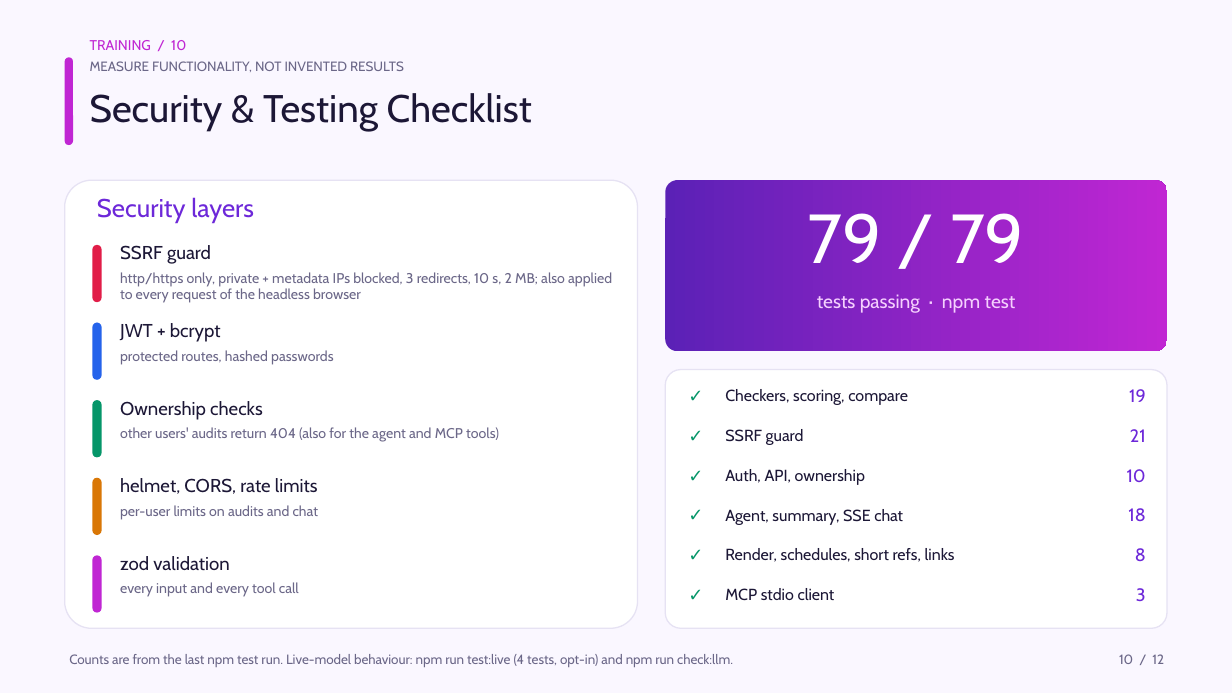
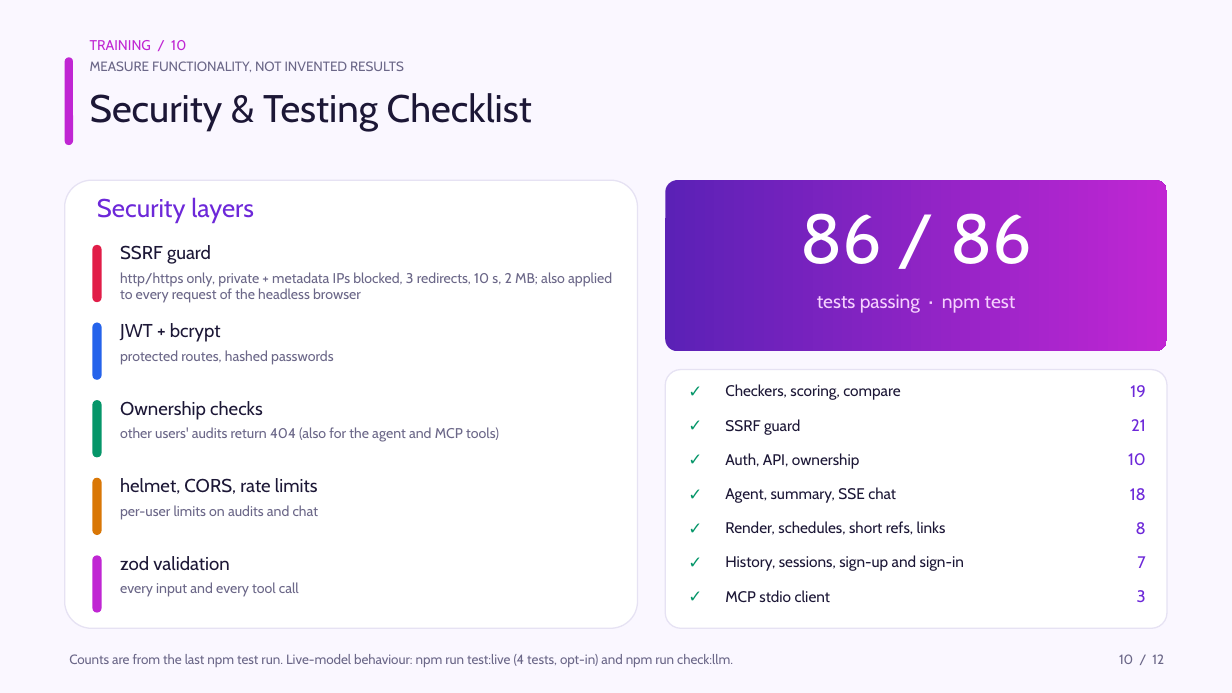
Before and after one commit to NiksheyYadav/AuditPilot, a slide deck: slide 10 of AuditPilot_IT2_Presentation.pptx. Drawn at 1232x693 pixels with LibreOffice and Linux fonts; fonts in the diff are those of the drawing. Boxes give left, top, right and bottom in pixels: in the first picture for what was removed or moved away, otherwise in the second. Text is boxed around its words. In the diff, an @@ line names an element or a change of style, - is before the commit and + after.

```diff
--- a/AuditPilot_IT2_Presentation.pptx
+++ b/AuditPilot_IT2_Presentation.pptx
@@ text at (x1=801, y1=213, x2=1032, y2=264): text changed @@
-79 / 79
+86 / 86
@@ text "✓" moved from (x1=684, y1=417, x2=721, y2=454) to (x1=684, y1=409, x2=721, y2=442) @@
@@ text "SSRF guard" moved from (x1=725, y1=429, x2=804, y2=445) to (x1=725, y1=419, x2=800, y2=435) @@
@@ text "21" moved from (x1=1130, y1=429, x2=1146, y2=442) to (x1=1131, y1=419, x2=1146, y2=431) @@
@@ text "✓" moved from (x1=684, y1=457, x2=721, y2=494) to (x1=684, y1=443, x2=721, y2=476) @@
@@ text "Auth, API, ownership" moved from (x1=725, y1=469, x2=865, y2=485) to (x1=725, y1=453, x2=859, y2=469) @@
@@ text "10" moved from (x1=1127, y1=469, x2=1146, y2=482) to (x1=1128, y1=453, x2=1146, y2=465) @@
@@ text "✓" moved from (x1=684, y1=496, x2=721, y2=533) to (x1=684, y1=477, x2=721, y2=510) @@
@@ text "Agent, summary, SSE chat" moved from (x1=725, y1=509, x2=903, y2=525) to (x1=725, y1=487, x2=896, y2=503) @@
@@ text "18" moved from (x1=1128, y1=508, x2=1145, y2=521) to (x1=1130, y1=488, x2=1146, y2=501) @@
@@ text "✓" moved from (x1=684, y1=536, x2=721, y2=573) to (x1=684, y1=511, x2=721, y2=544) @@
@@ text "Render, schedules, short refs, links" moved from (x1=725, y1=548, x2=955, y2=562) to (x1=725, y1=521, x2=946, y2=535) @@
@@ text "8" moved from (x1=1135, y1=548, x2=1146, y2=561) to (x1=1136, y1=522, x2=1146, y2=535) @@
@@ text "✓" moved from (x1=684, y1=576, x2=721, y2=613) to (x1=684, y1=545, x2=721, y2=579) @@
@@ text added at (x1=725, y1=555, x2=964, y2=571), 12 pt, text #1C1736 @@
+History, sessions, sign-up and sign-in
@@ text added at (x1=1137, y1=556, x2=1145, y2=568), 13 pt, text #6D28D9 @@
+7
@@ text added at (x1=684, y1=579, x2=721, y2=613), 13 pt, text #059669 @@
+✓
@@ size 12.5 to 12 pt in 6 elements at (x1=725, y1=384, x2=900, y2=400), (x1=725, y1=419, x2=800, y2=435), (x1=725, y1=453, x2=859, y2=469), (x1=725, y1=487, x2=896, y2=503), (x1=725, y1=521, x2=946, y2=535), (x1=725, y1=590, x2=830, y2=602) @@
@@ size 14 to 13 pt in 12 elements at (x1=1130, y1=385, x2=1145, y2=397), (x1=1131, y1=419, x2=1146, y2=431), (x1=1128, y1=453, x2=1146, y2=465), (x1=1130, y1=488, x2=1146, y2=501), (x1=1136, y1=522, x2=1146, y2=535), (x1=684, y1=374, x2=721, y2=408), (x1=684, y1=409, x2=721, y2=442), (x1=684, y1=443, x2=721, y2=476), (x1=684, y1=477, x2=721, y2=510), (x1=684, y1=511, x2=721, y2=544), (x1=684, y1=545, x2=721, y2=579), (x1=1137, y1=590, x2=1146, y2=603) @@
```
Also in this commit, not shown: 3 other slides changed, 19 other files.
